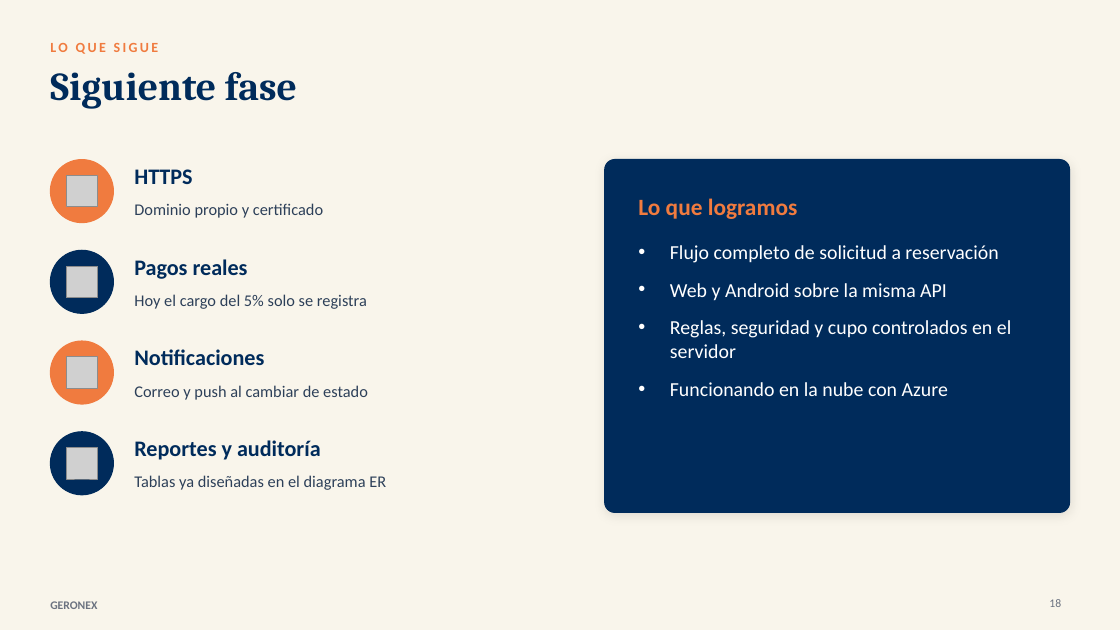
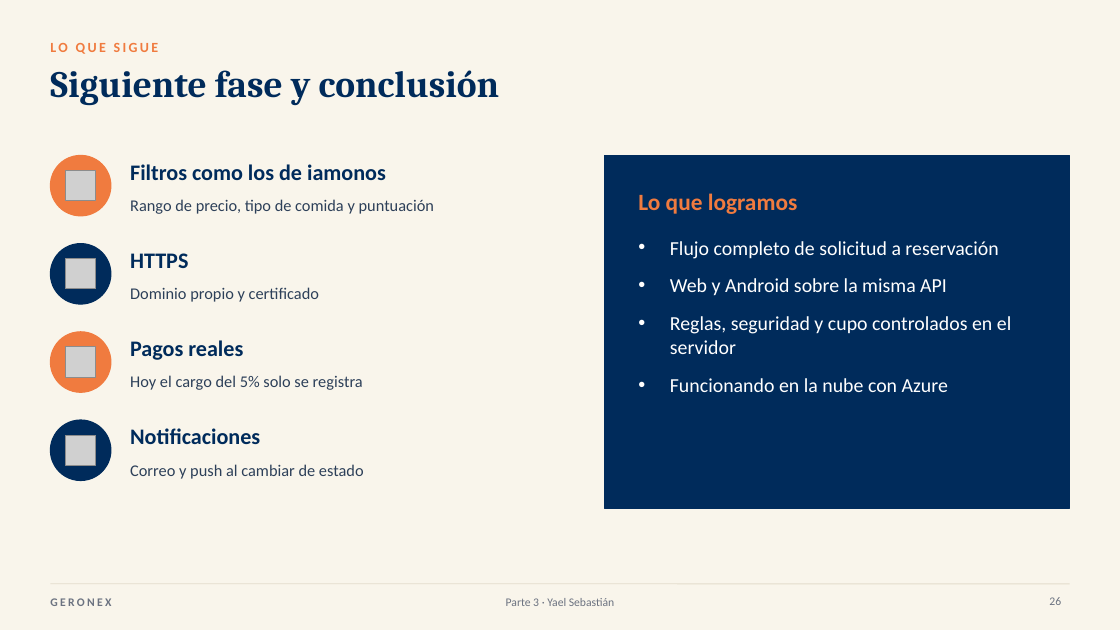
Before and after one commit to DavidVerguita/GERONEX_Equipo5, a slide deck: slide 26 of docs/Presentacion_GERONEX_Final.pptx (slide 18 before the commit). Drawn at 1120x630 pixels with LibreOffice and Linux fonts; fonts in the diff are those of the drawing; grey boxes stand for pictures. Boxes give left, top, right and bottom in pixels: in the first picture for what was removed or moved away, otherwise in the second. Text is boxed around its words. In the diff, an @@ line names an element or a change of style, - is before the commit and + after.

```diff
--- a/docs/Presentacion_GERONEX_Final.pptx
+++ b/docs/Presentacion_GERONEX_Final.pptx
@@ title at [50, 70, 500, 106]: text changed; size 34 to 32 pt @@
-Siguiente fase
+Siguiente fase y conclusión
@@ picture added at [66, 171, 96, 201] @@
@@ text added at [130, 164, 386, 180], 19 pt, text #002B5B, bold @@
+Filtros como los de iamonos
@@ rounded rectangle removed at [605, 160, 1070, 513] @@
@@ rectangle added at [605, 155, 1070, 508], fill #002B5B, outline #002B5B 0.75 pt @@
@@ text added at [130, 199, 434, 214], 14 pt, text #2D4059 @@
+Rango de precio, tipo de comida y puntuación
@@ 2 texts, 2 ellipses: place and size @@
-2 texts, 2 ellipses at [50, 160, 1011, 396]
+2 texts, 2 ellipses at [50, 155, 1011, 392]
@@ picture: place and size @@
-picture at [66, 176, 98, 208]
+picture at [66, 259, 96, 289]
@@ text "HTTPS": place and size @@
-text "HTTPS" at [134, 169, 192, 184]
+text "HTTPS" at [130, 253, 188, 268]
@@ text "Dominio propio y certificado": place and size @@
-text "Dominio propio y certificado" at [134, 203, 323, 218]
+text "Dominio propio y certificado" at [130, 287, 319, 302]
@@ ellipse: place and size @@
-ellipse at [50, 341, 113, 404]
+ellipse at [50, 332, 111, 392]
@@ picture: place and size @@
-picture at [66, 266, 98, 298]
+picture at [66, 347, 96, 377]
@@ text "Pagos reales": place and size @@
-text "Pagos reales" at [134, 259, 248, 279]
+text "Pagos reales" at [130, 340, 243, 360]
@@ text "Hoy el cargo del 5% ...": place and size @@
-text "Hoy el cargo del 5% ..." at [134, 294, 367, 309]
+text "Hoy el cargo del 5% ..." at [130, 375, 363, 390]
@@ text "Notificaciones": place and size @@
-text "Notificaciones" at [134, 349, 264, 365]
+text "Notificaciones" at [130, 428, 260, 444]
@@ ellipse: place and size @@
-ellipse at [50, 432, 113, 495]
+ellipse at [50, 420, 111, 481]
@@ picture: place and size @@
-picture at [66, 357, 98, 389]
+picture at [66, 435, 96, 465]
@@ picture removed at [66, 448, 98, 480] @@
@@ text removed at [134, 440, 321, 460] @@
-Reportes y auditoría
@@ text "Correo y push al cambiar ...": place and size @@
-text "Correo y push al cambiar ..." at [134, 385, 368, 400]
+text "Correo y push al cambiar ..." at [130, 464, 364, 479]
@@ text removed at [134, 475, 386, 490] @@
-Tablas ya diseñadas en el diagrama ER
@@ text "GERONEX" at [50, 598, 111, 606]: letter spacing 0 to 2 pt @@
@@ line added from (50, 584) to (1070, 584), #E3DCCB 0.75 pt @@
@@ text added at [506, 598, 614, 606], 10 pt, text #6B7280 @@
+Parte 3 · Yael Sebastián
@@ page number at [1049, 597, 1061, 605]: text changed @@
-18
+26
```
Also in this commit, not shown: 16 other slides changed, 9 slides added, 1 slide removed, 39 other files.
